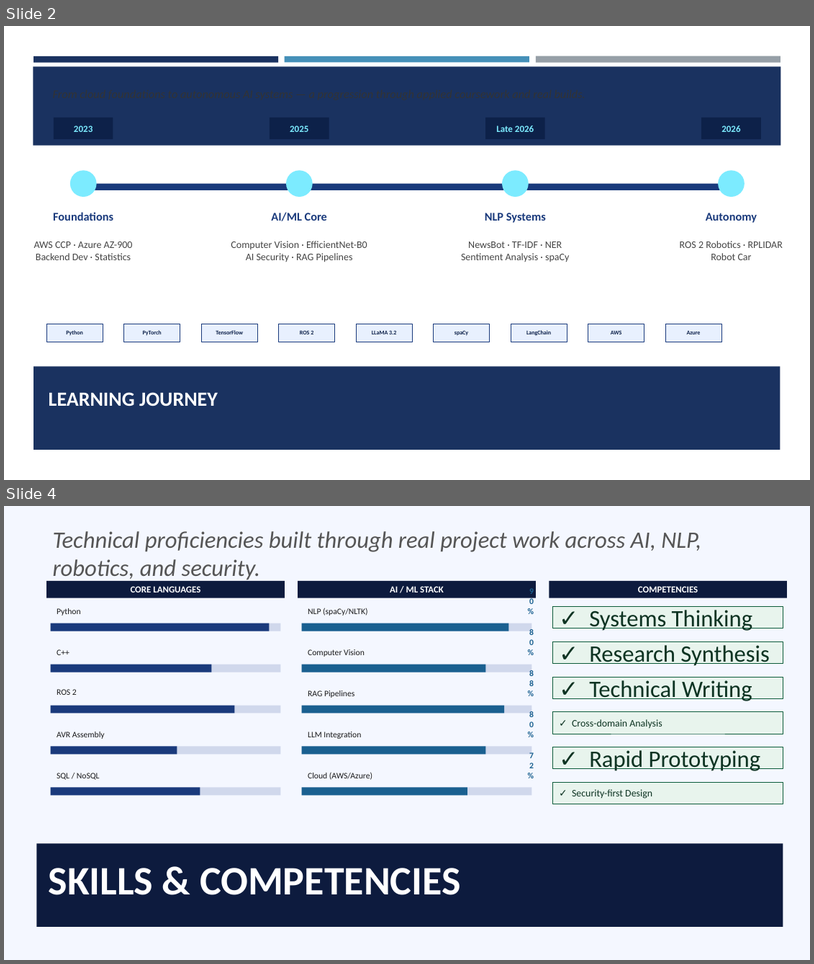
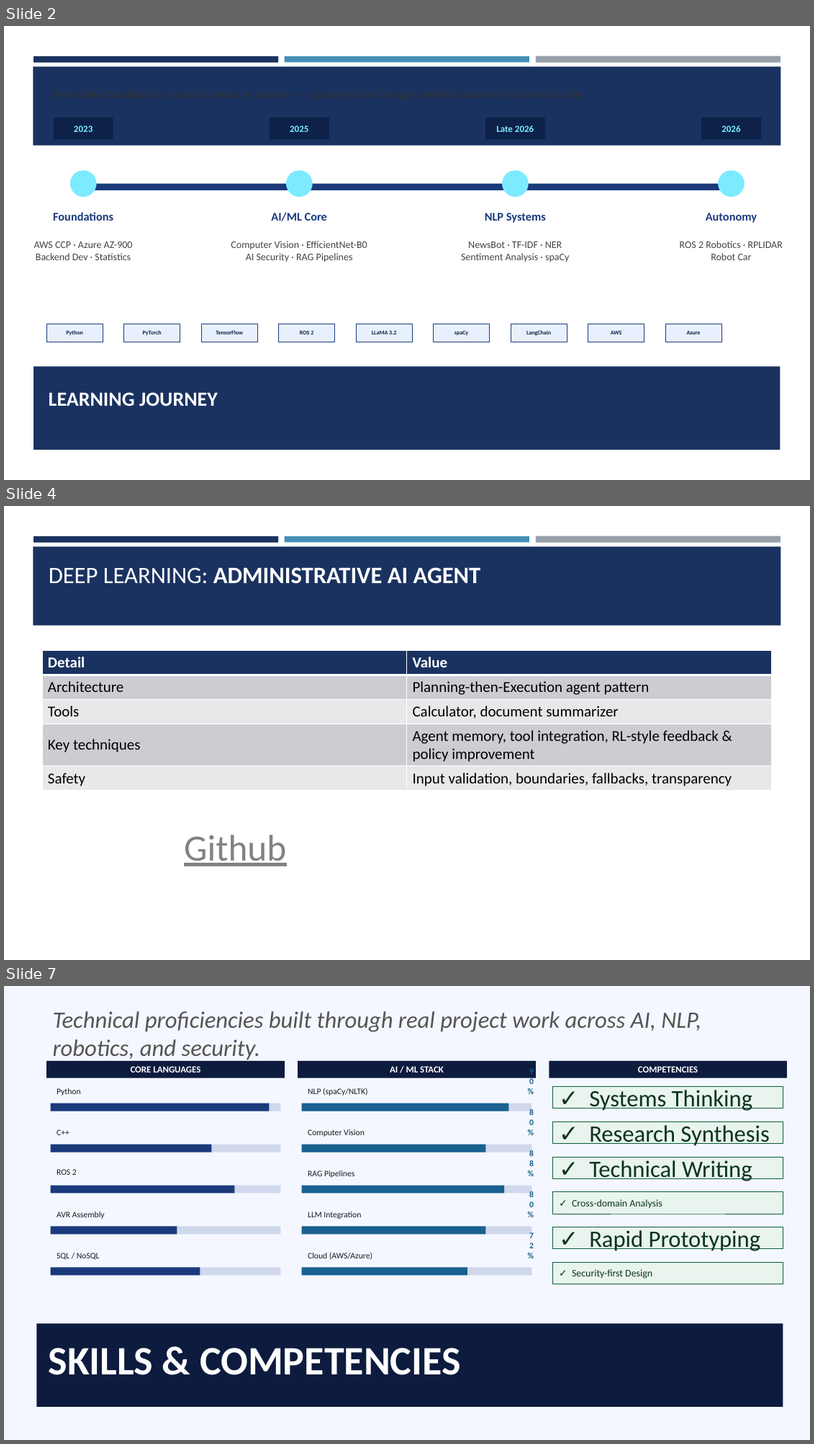
Before and after one commit to Jemimahh/Jemima-Egwurube-AI-Portfolio, a slide deck: Presentation/Pf_JemimaEgwurube_ITAI2373.pptx. Shown one above the other, each under a label of ours: slides 2 and 4 before the commit, slides 2, 4 and 7 after it; the slides between them are not shown. The pictures are 814x964 and 814x1444 pixels, drawn with LibreOffice and Linux fonts; fonts in the diff are those of the drawing. Boxes give left, top, right and bottom in pixels: in the first picture for what was removed or moved away, otherwise in the second. Text is boxed around its words. In the diff, an @@ line names an element or a change of style, - is before the commit and + after.

```diff
--- a/Presentation/Pf_JemimaEgwurube_ITAI2373.pptx
+++ b/Presentation/Pf_JemimaEgwurube_ITAI2373.pptx
@@ slide 4 added at [4, 506, 810, 960], background #FFFFFF; not listed: 4 template elements that a slide beside it also shows @@
@@ title added at [49, 567, 481, 584], 28 pt, text #FFFFFF, bold @@
+DEEP LEARNING: ADMINISTRATIVE AI AGENT
@@ table added at [43, 651, 772, 790], 5 rows, 2 columns @@
+Detail | Value
+Architecture | Planning-then-Execution agent pattern
+Tools | Calculator, document summarizer
+Key techniques | Agent memory, tool integration, RL-style feedback & policy improvement
+Safety | Input validation, boundaries, fallbacks, transparency
@@ text added at [184, 834, 286, 866], 44 pt, text #828282, underline @@
+Github
@@ what was slide 4 is now slide 7 @@
```
Also in this commit, not shown: 3 other slides added, 1 slide removed.
